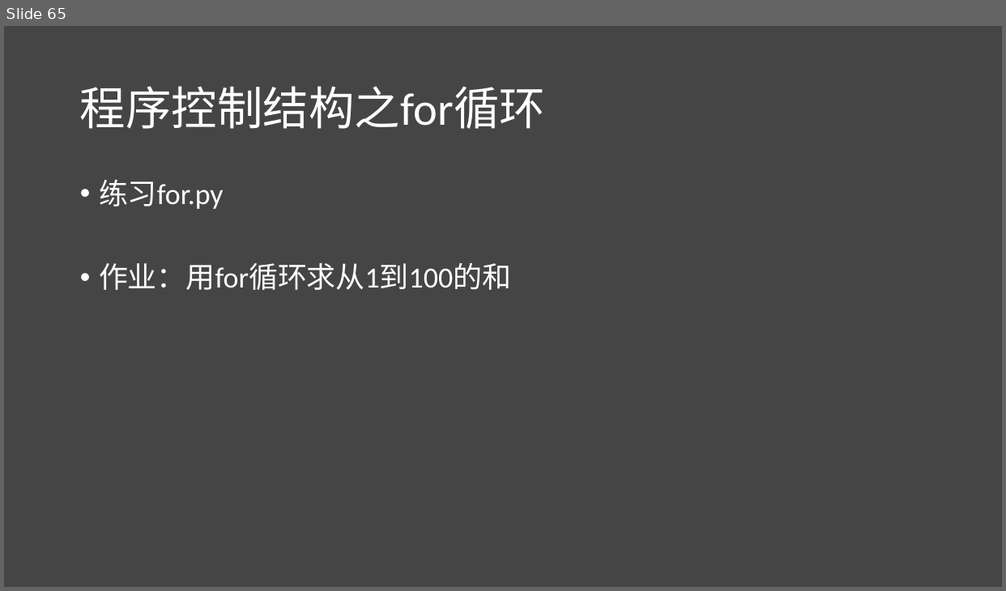
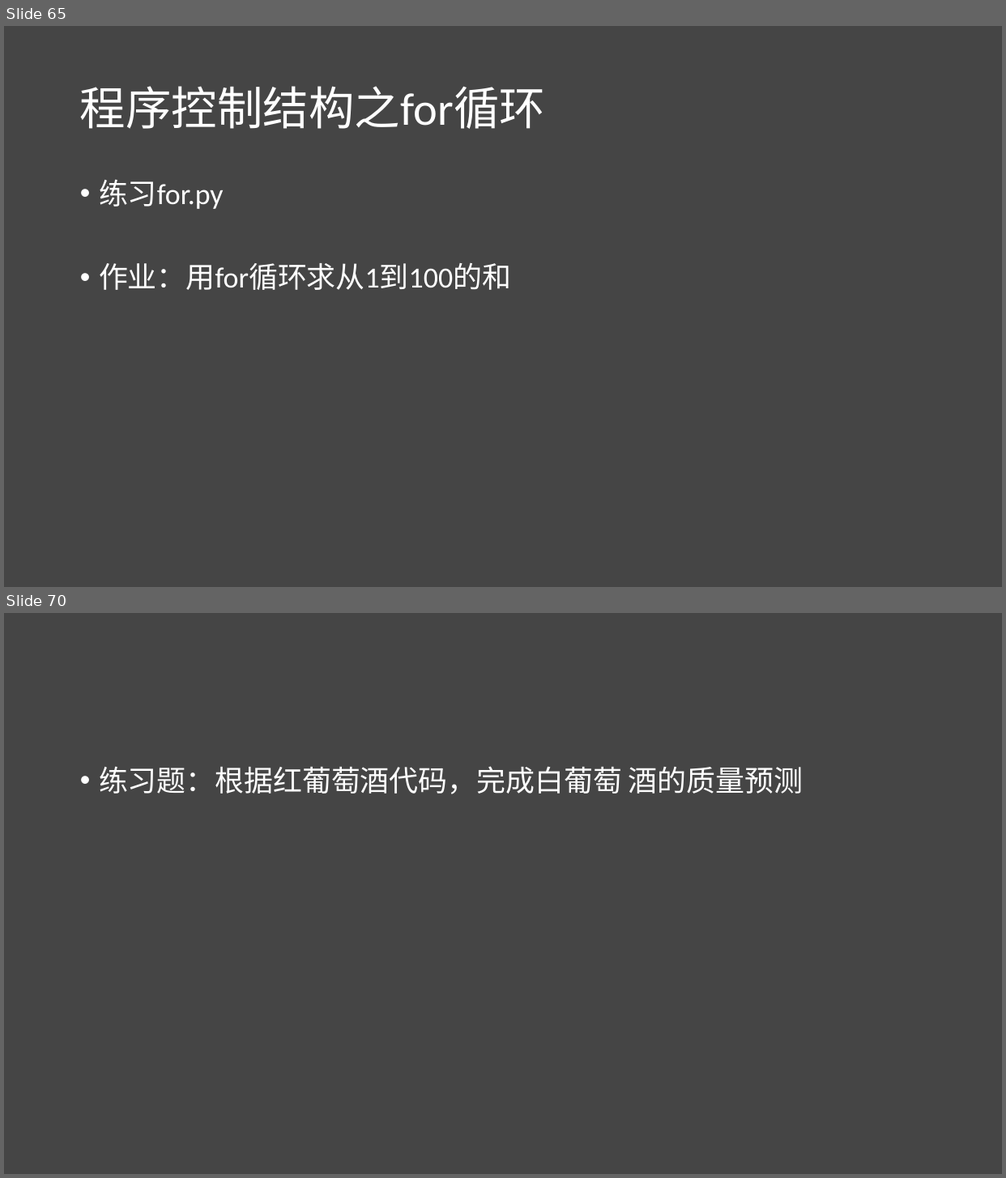
Before and after one commit to lichao312214129/lc_rsfmri_tools_python, a slide deck: The_first_ml_training/第一届机器学习实战班.pptx. Shown one above the other, each under a label of ours: slide 65 before the commit, slides 65 and 70 after it; the slides between them are not shown. The pictures are 1006x591 and 1006x1178 pixels, drawn with LibreOffice and Linux fonts; fonts in the diff are those of the drawing. Boxes give left, top, right and bottom in pixels: in the first picture for what was removed or moved away, otherwise in the second. Text is boxed around its words. In the diff, an @@ line names an element or a change of style, - is before the commit and + after.

```diff
--- a/The_first_ml_training/第一届机器学习实战班.pptx
+++ b/The_first_ml_training/第一届机器学习实战班.pptx
@@ slide 70 added at <box>4,613,1002,1174</box>, background #454545 @@
@@ text added at <box>99,766,803,794</box>, 28 pt, text #FFFFFF @@
+• 练习题：根据红葡萄酒代码，完成白葡萄 酒的质量预测
```
Also in this commit, not shown: 1 slide changed, 3 other slides added, 2 slides removed, 16 other files.
